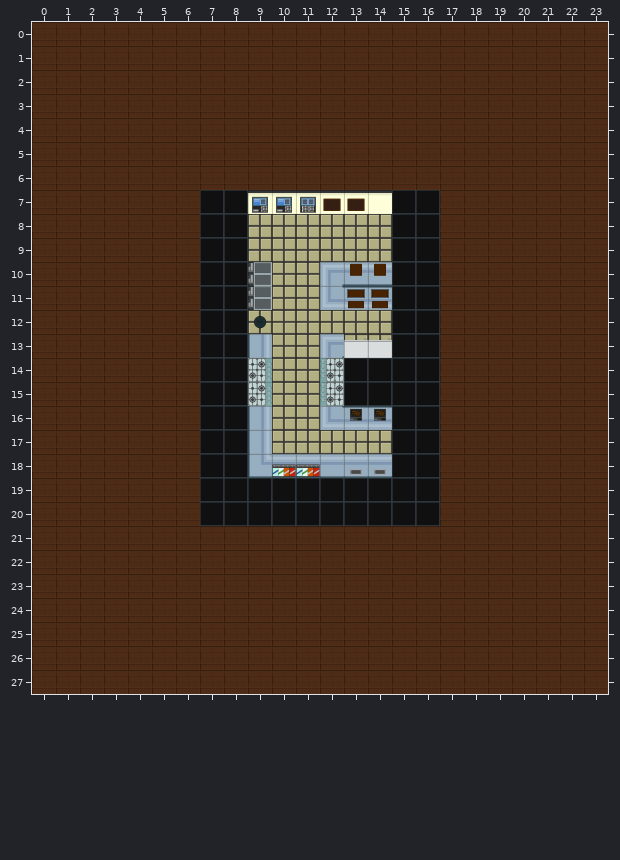
Tiled map, stored at core/src/main/java/com/hebergames/letmecook/recursos/mapas/Sucursal_2.tmx. The picture above was drawn from the file before the commit.
Cells are 128x128 px. Shown: x 0..23, y 0..27.
And afterwards:
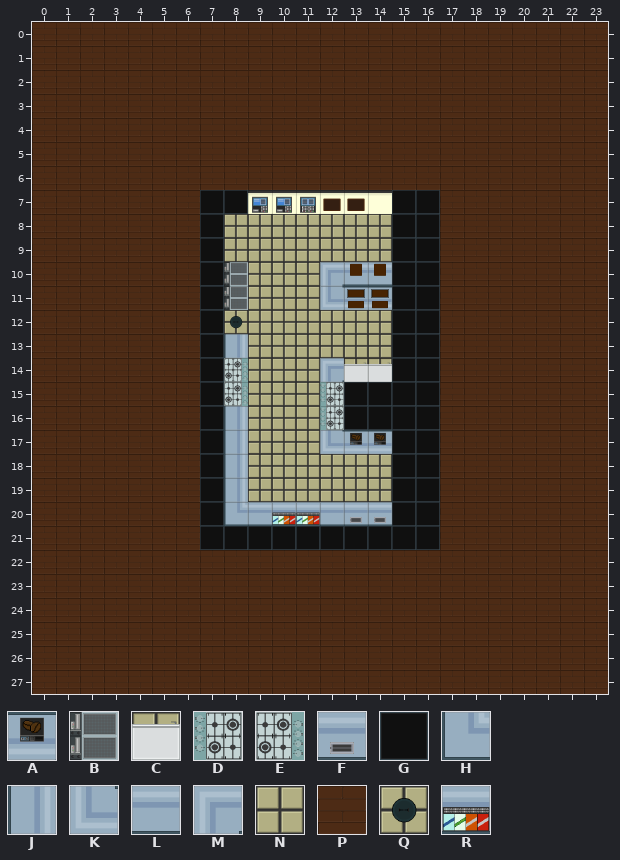
Key: from "Nivel_1": A 0 turned 180, B 1 turned 180, C 4 turned 180, D 6, E 6 turned 180, F 7, G 11, H 13, J 16, K 19, L 21, M 23, N 25, P 26, Q 28, R 29 turned 180.
_ is an empty cell.
Difference:
Layer "Capa de patrones 1":
Tile A replaces tile N in row 17 at x 13 to 14.
Tile B replaces tile G in rows 10 to 11 at x 8.
Tile C replaces tile G in row 14 at x 13 to 14.
Tile D replaces tile K in row 16 at x 12.
Tile E replaces tile G in rows 14 to 15 at x 8.
Tile F replaces tile G in row 20 at x 13 to 14.
Tile G replaces tile A in row 16 at x 13 to 14.
Tile G replaces tile P in row 21 at x 7 to 16.
Tile H replaces tile G in row 20 at x 8.
Tile J replaces tile G in row 13 at x 8; in rows 16 to 19 at x 8.
Tile K replaces tile N in row 17 at x 12.
Tile L replaces tile G in row 20 at x 9 and 12.
Tile M replaces tile D in row 14 at x 12.
Tile N replaces tile B in rows 10 to 11 at x 9.
Tile N replaces tile C in row 13 at x 13 to 14.
Tile N replaces tile E in rows 14 to 15 at x 9.
Tile N replaces tile F in row 18 at x 13 to 14.
Tile N replaces tile G in rows 8 to 9 at x 8; in row 19 at x 9 to 14.
Tile N replaces tile H in row 18 at x 9.
Tile N replaces tile J in row 13 at x 9; in rows 16 to 17 at x 9.
Tile N replaces tile L in row 18 at x 12.
Tile N replaces tile M in row 13 at x 12.
Tile N replaces tile Q in row 12 at x 9.
Tile N replaces tile R in row 18 at x 10 to 11.
Tile Q replaces tile G in row 12 at x 8.
Tile R replaces tile G in row 20 at x 10 to 11.
Boxes around the changes in both pictures, in picture pixels (x1, y1, x2, y2):
changed: (200, 214, 440, 550)
